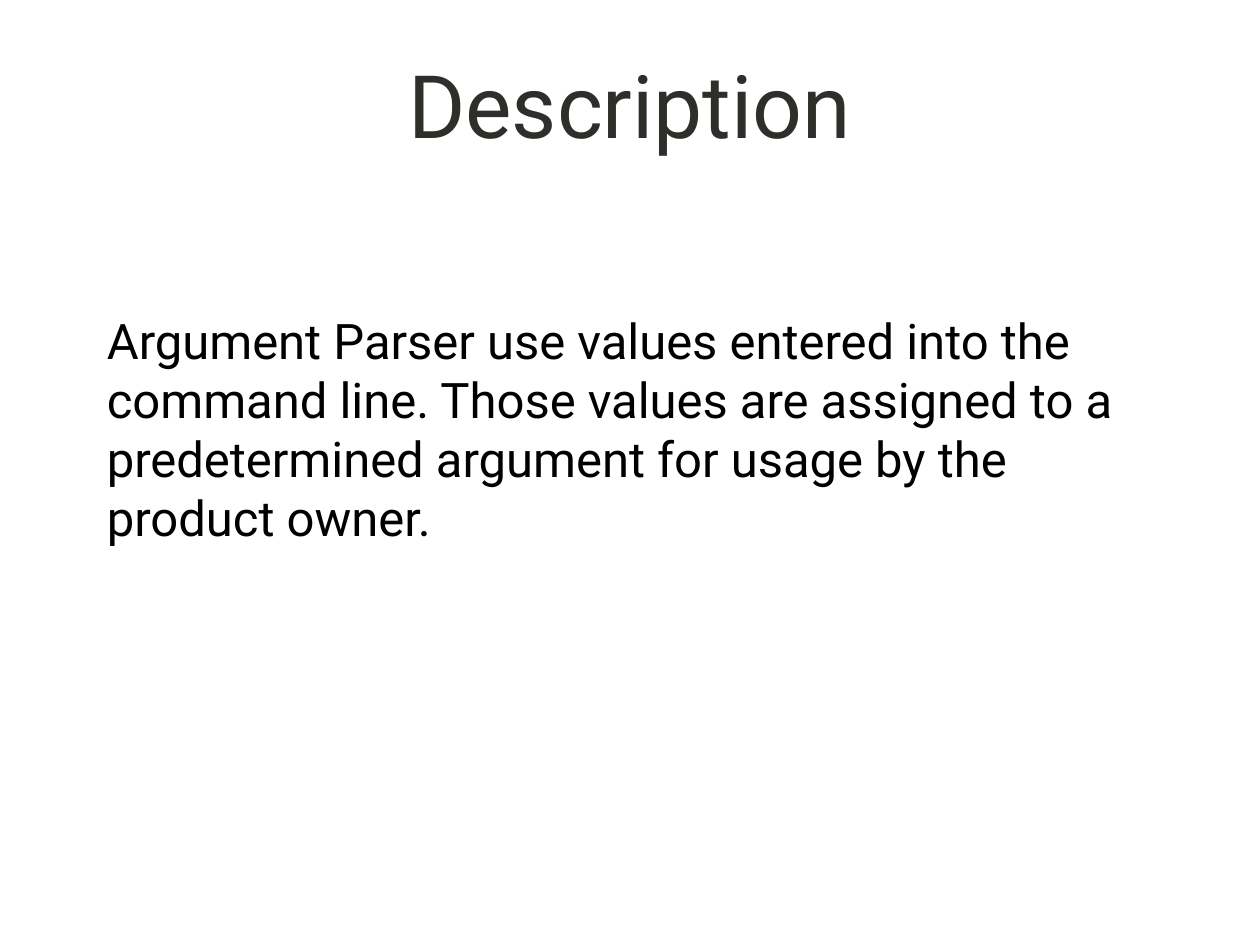
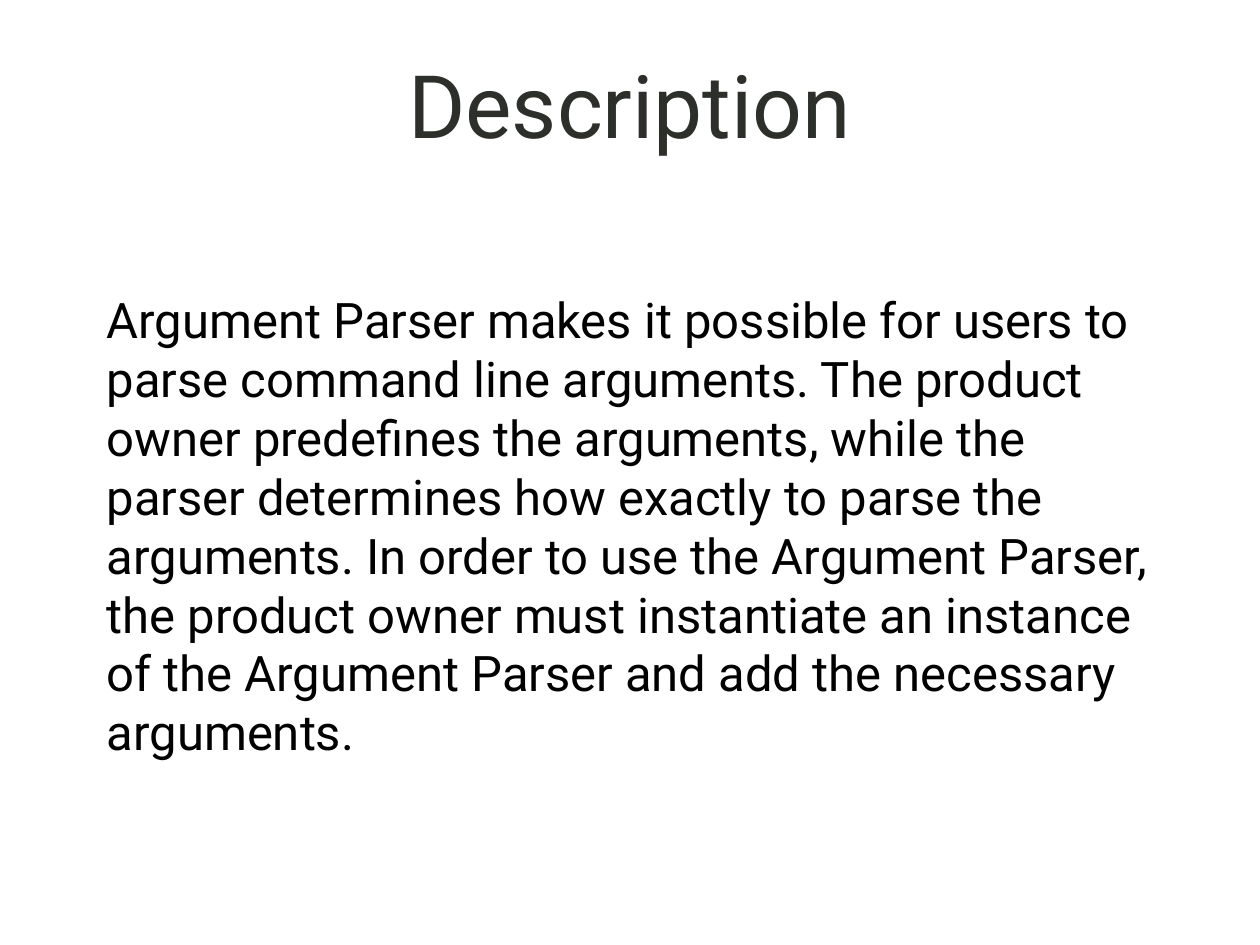
Before and after one commit to alixrosarion/ArgumentParser---Software-1, a slide deck: slide 2 of Sprint Demo.pptx. Drawn at 1260x945 pixels with LibreOffice and Linux fonts; fonts in the diff are those of the drawing; background and template pictures are left out. Boxes give left, top, right and bottom in pixels: in the first picture for what was removed or moved away, otherwise in the second. Text is boxed around its words. In the diff, an @@ line names an element or a change of style, - is before the commit and + after.

Commit message:
Updates description

```diff
--- a/Sprint Demo.pptx
+++ b/Sprint Demo.pptx
@@ text at bbox=[107, 300, 1146, 761]: text changed @@
-Argument Parser use values entered into the command line. Those values are assigned to a predetermined argument for usage by the product owner.
+Argument Parser makes it possible for users to parse command line arguments. The product owner predefines the arguments, while the parser determines how exactly to parse the arguments. In order to use the Argument Parser, the product owner must instantiate an instance of the Argument Parser and add the necessary arguments.
```
Also in this commit, not shown: 2 other slides changed, 2 slides added.
